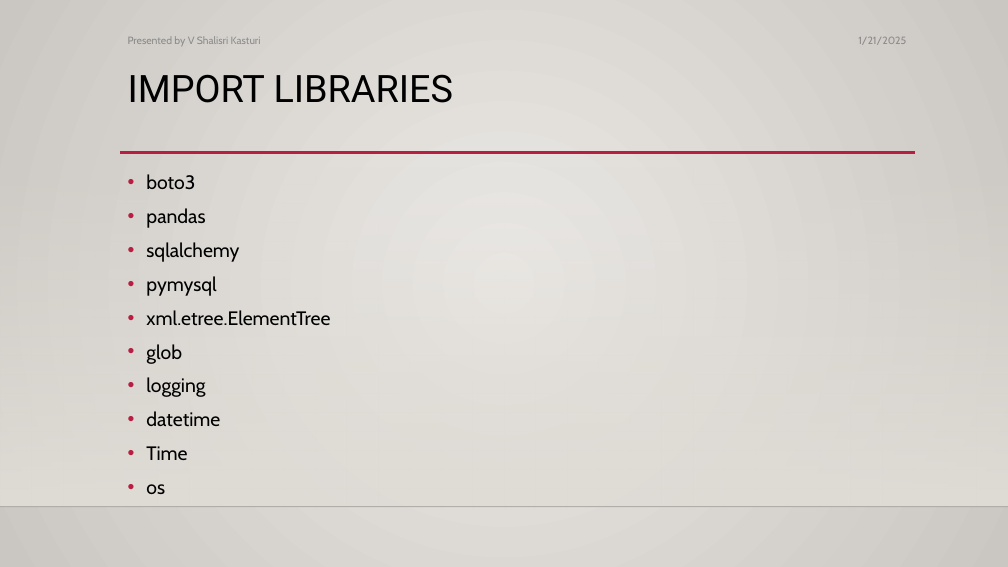
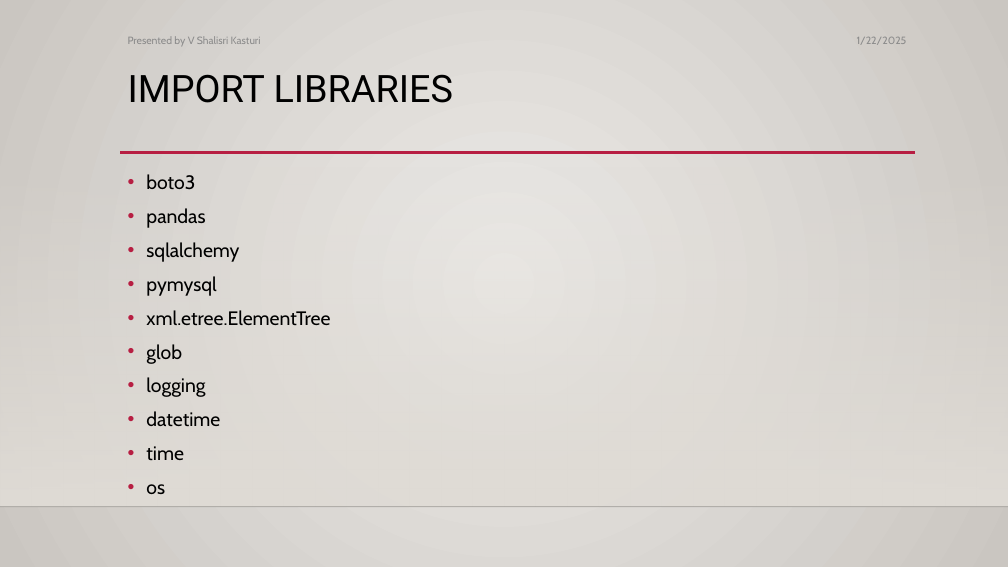
Before and after one commit to shalisrikasturiv/github, a slide deck: slide 4 of EnhancedETLWorkflowwithPythonAWS/Presentation/Shalisri Kasturi V - Enhanced ETL Workflow with Python AWS (DE-WE-E-B2).pptx. Drawn at 1008x567 pixels with LibreOffice and Linux fonts; fonts in the diff are those of the drawing; background and template pictures are left out. Boxes give left, top, right and bottom in pixels: in the first picture for what was removed or moved away, otherwise in the second. Text is boxed around its words. In the diff, an @@ line names an element or a change of style, - is before the commit and + after.

```diff
--- a/EnhancedETLWorkflowwithPythonAWS/Presentation/Shalisri Kasturi V - Enhanced ETL Workflow with Python AWS (DE-WE-E-B2).pptx
+++ b/EnhancedETLWorkflowwithPythonAWS/Presentation/Shalisri Kasturi V - Enhanced ETL Workflow with Python AWS (DE-WE-E-B2).pptx
@@ text at (857,37,907,45): text changed @@
-1/21/2025
+1/22/2025
@@ text at (146,446,184,461): text changed @@
-• Time
+• time
```
Also in this commit, not shown: 12 other slides changed, 1 slide added.
